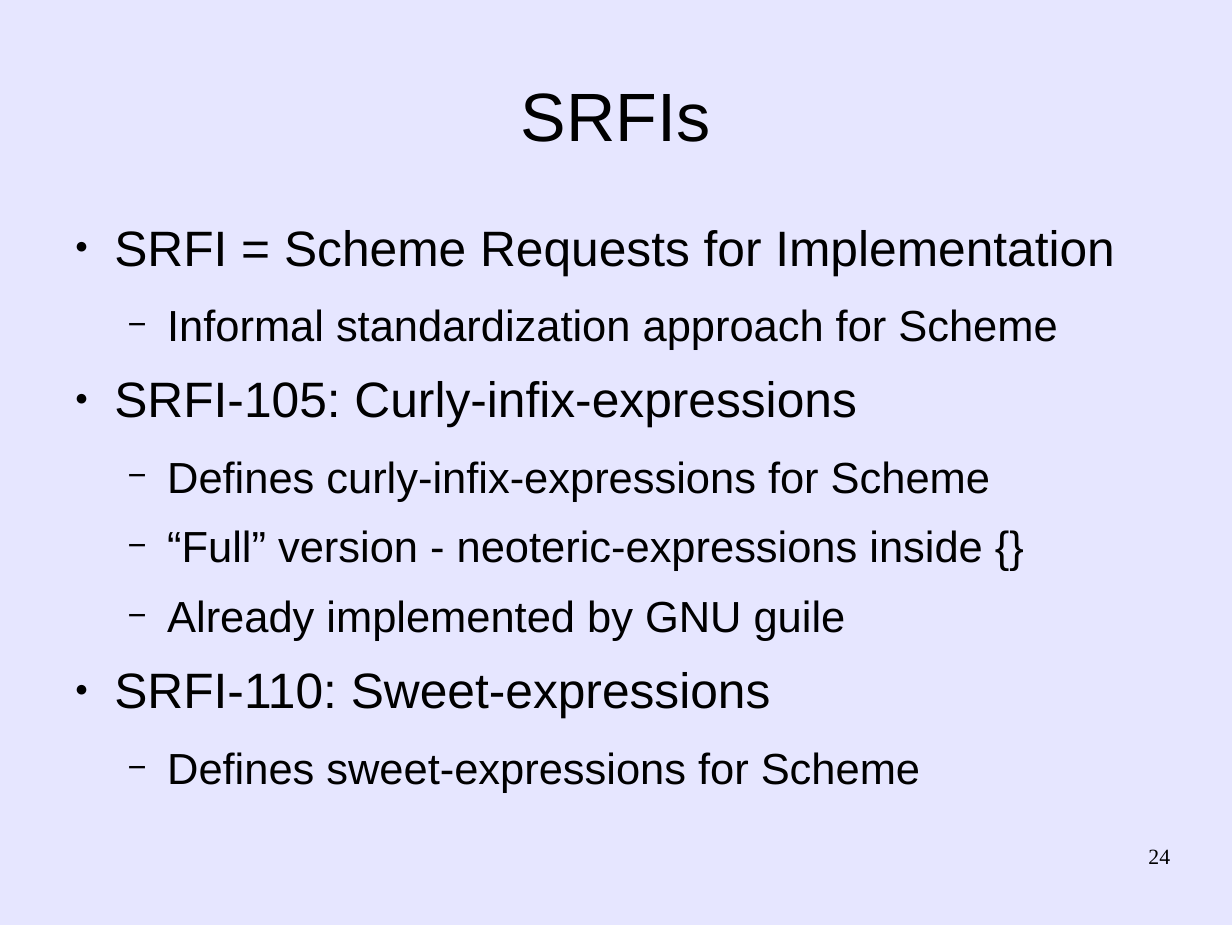
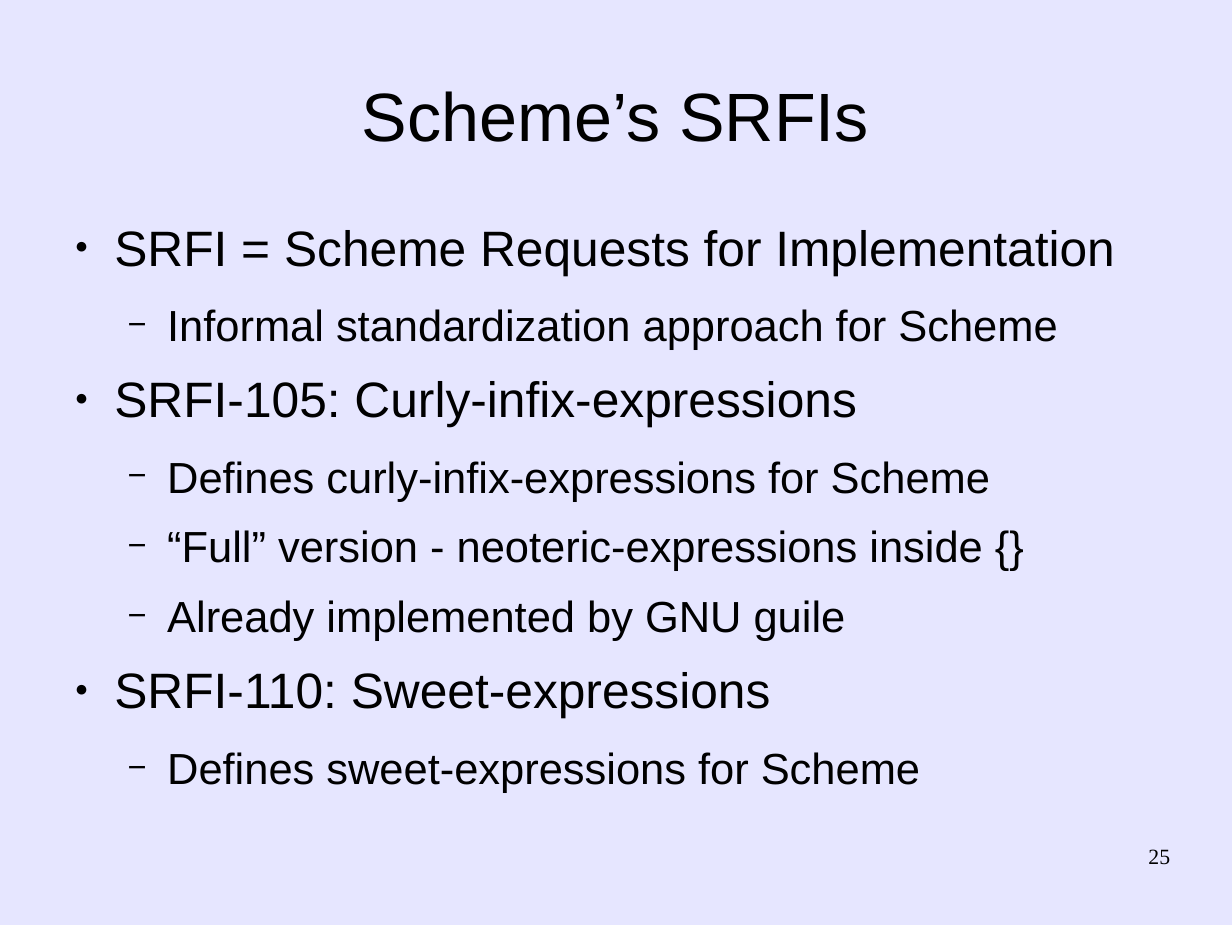
Before and after one commit to martin12333/Readable-Lisp-S-expressions, a slide deck: slide 25 of readable-s-expressions.odp (slide 24 before the commit). Drawn at 1232x925 pixels with LibreOffice and Linux fonts; fonts in the diff are those of the drawing. Boxes give left, top, right and bottom in pixels: in the first picture for what was removed or moved away, otherwise in the second. Text is boxed around its words. In the diff, an @@ line names an element or a change of style, - is before the commit and + after.

```diff
--- a/readable-s-expressions.odp
+++ b/readable-s-expressions.odp
@@ title at bbox=[362, 91, 869, 142]: text changed @@
-SRFIs
+Scheme’s SRFIs
@@ page number at bbox=[1148, 849, 1170, 865]: text changed @@
-24
+25
```
Also in this commit, not shown: 5 other slides changed, 1 slide added.
